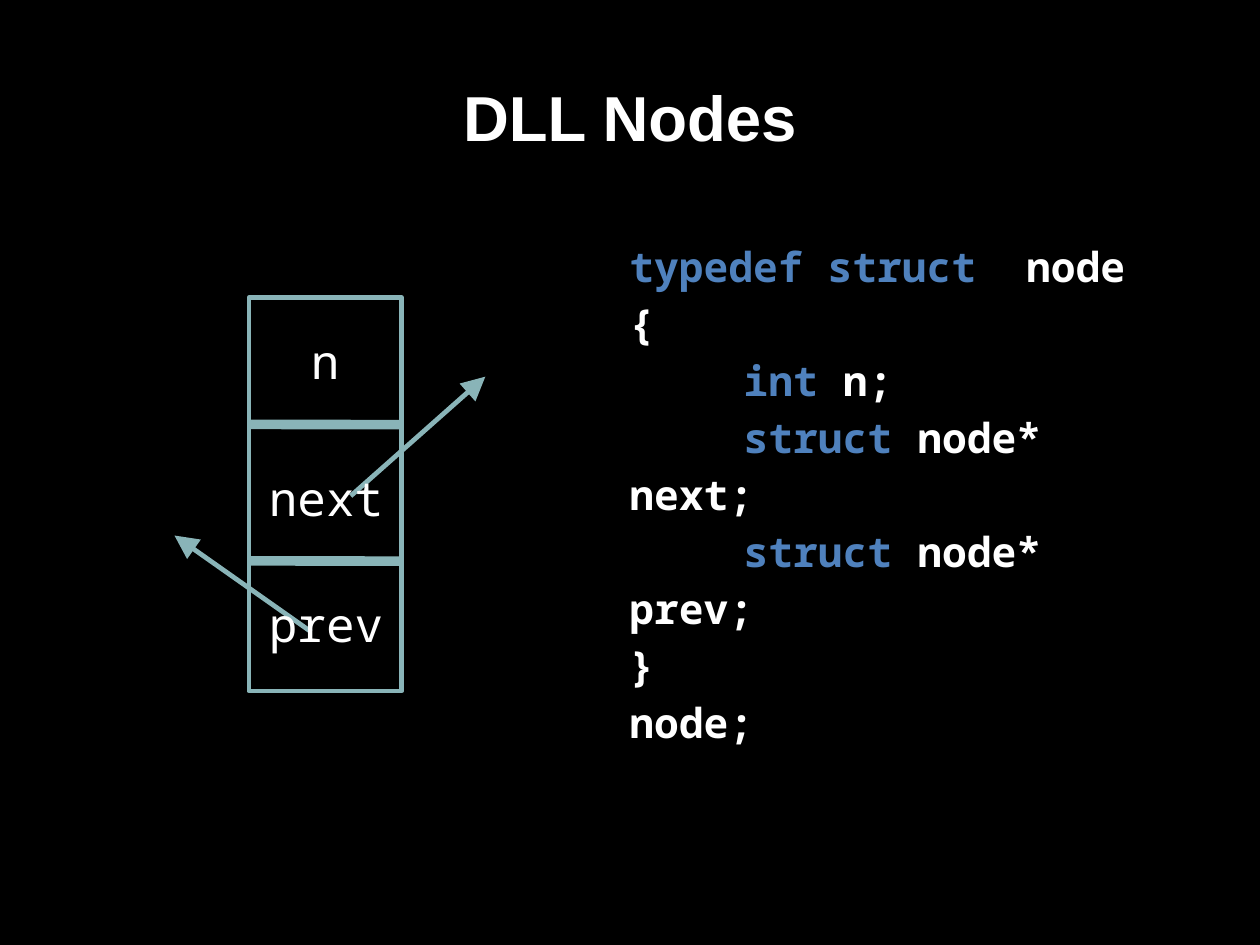
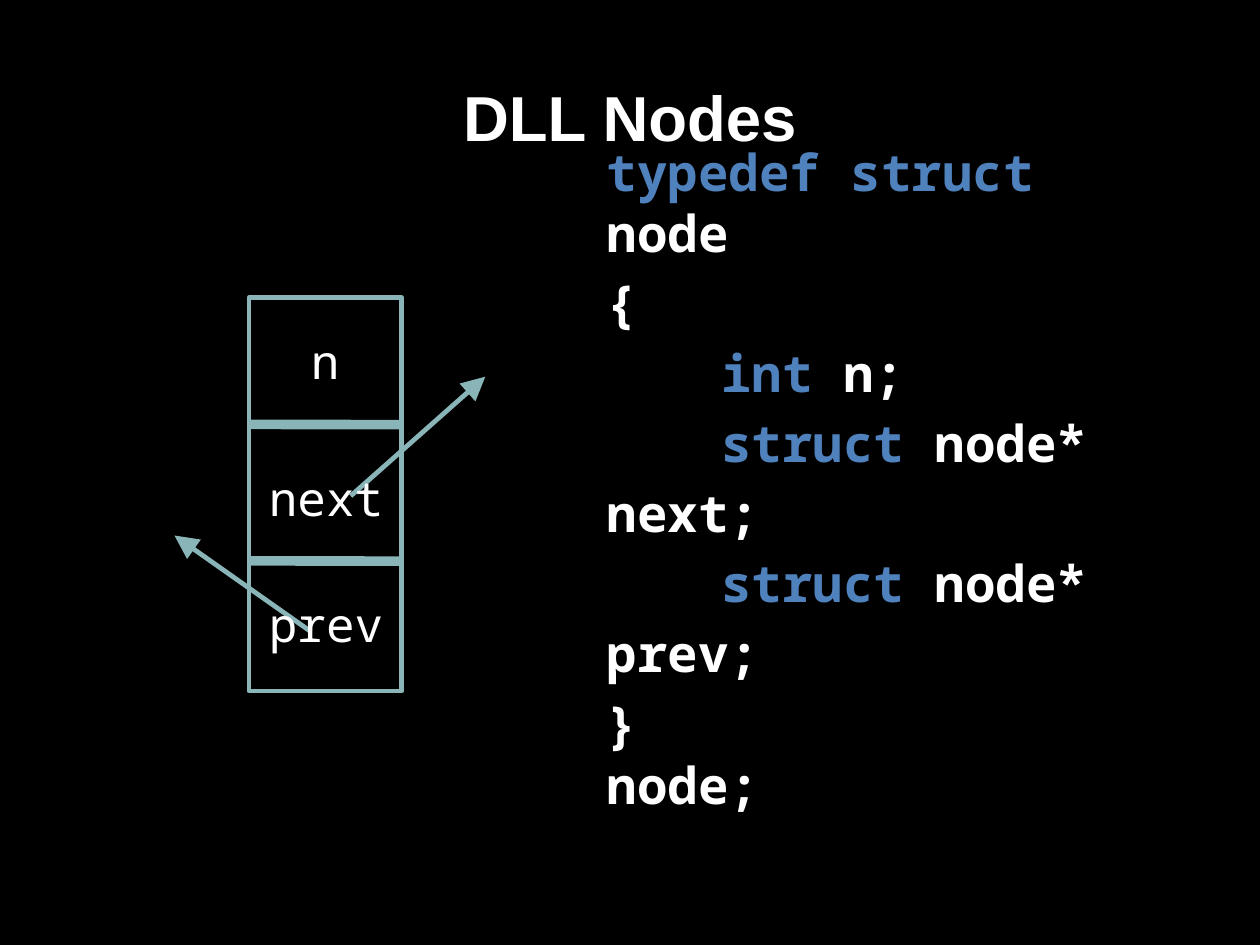
Before and after one commit to bagustris/prokom-tf, a slide deck: slide 15 of prokom7.odp. Drawn at 1260x945 pixels with LibreOffice and Linux fonts; fonts in the diff are those of the drawing. Boxes give left, top, right and bottom in pixels: in the first picture for what was removed or moved away, otherwise in the second. Text is boxed around its words. In the diff, an @@ line names an element or a change of style, - is before the commit and + after.

```diff
--- a/prokom7.odp
+++ b/prokom7.odp
@@ text "typedef struct node" moved from (x1=629, y1=250, x2=1125, y2=745) to (x1=607, y1=152, x2=1087, y2=812) @@
@@ text "typedef struct node" at (x1=607, y1=152, x2=1087, y2=812): size 26 to 32 pt; line spacing 1.15 to 1 @@
```
Also in this commit, not shown: 4 other slides changed.
